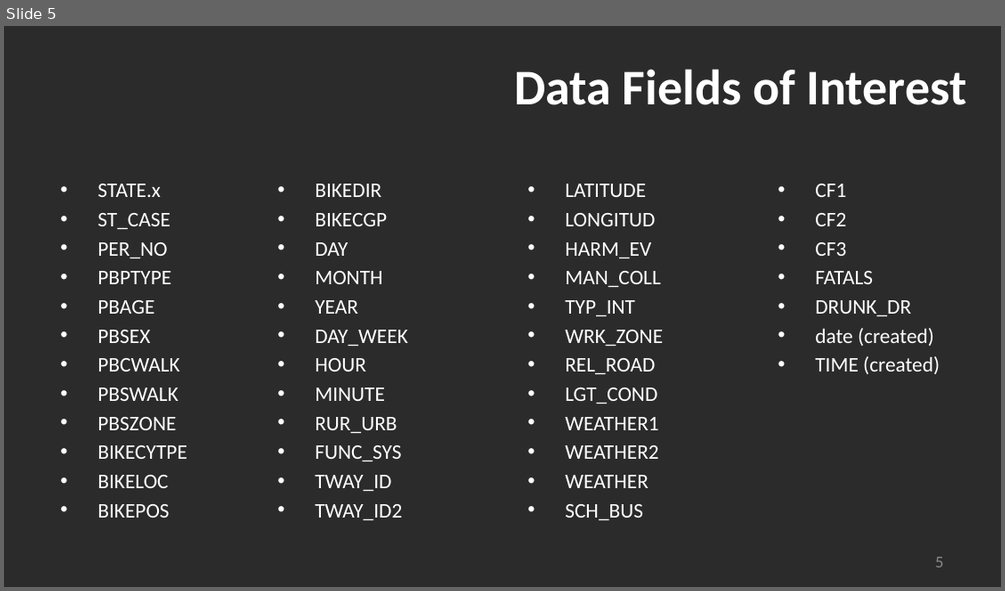
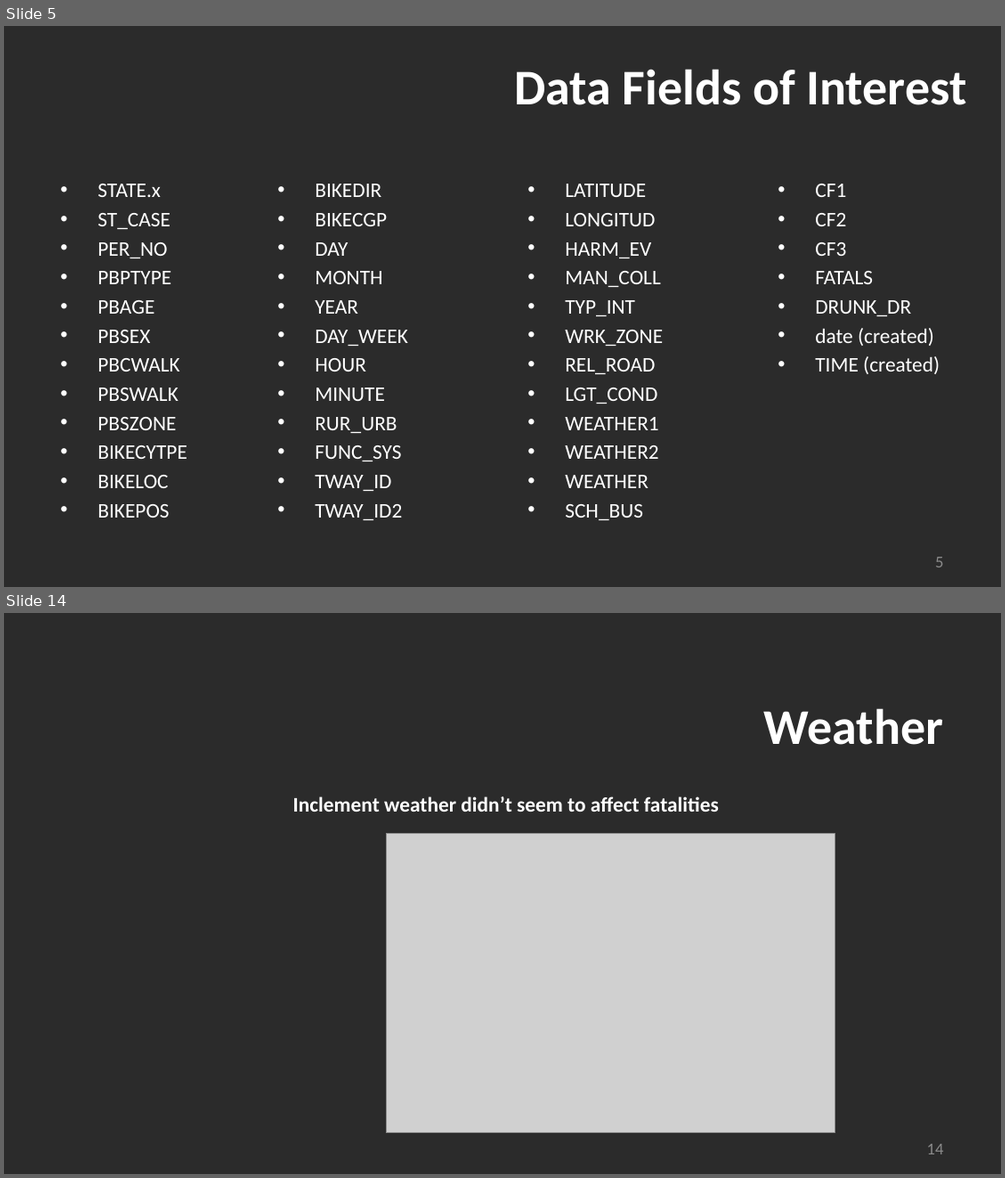
Before and after one commit to madams11/DataR-Project, a slide deck: US Bicycle Fatalities_Group 4.pptx. Shown one above the other, each under a label of ours: slide 5 before the commit, slides 5 and 14 after it; the slides between them are not shown. The pictures are 1005x591 and 1005x1178 pixels, drawn with LibreOffice and Linux fonts; fonts in the diff are those of the drawing; grey boxes stand for pictures; background and template pictures are left out; a plain dark background stands for a picture behind light text. Boxes give left, top, right and bottom in pixels: in the first picture for what was removed or moved away, otherwise in the second. Text is boxed around its words. In the diff, an @@ line names an element or a change of style, - is before the commit and + after.

```diff
--- a/US Bicycle Fatalities_Group 4.pptx
+++ b/US Bicycle Fatalities_Group 4.pptx
@@ slide 14 added at bbox=[4, 613, 1001, 1174], background picture (left out) @@
@@ title added at bbox=[764, 708, 943, 745], 48 pt, text #FFFFFF, bold @@
+Weather
@@ text added at bbox=[293, 796, 719, 811], 20 pt, text #FFFFFF, bold @@
+Inclement weather didn’t seem to affect fatalities
@@ picture added at bbox=[386, 834, 834, 1133] @@
@@ page number added at bbox=[927, 1143, 944, 1154], 16 pt, text #8C8C8C @@
+14
```
Also in this commit, not shown: 9 slides changed, 5 other slides added, 3 slides removed.
